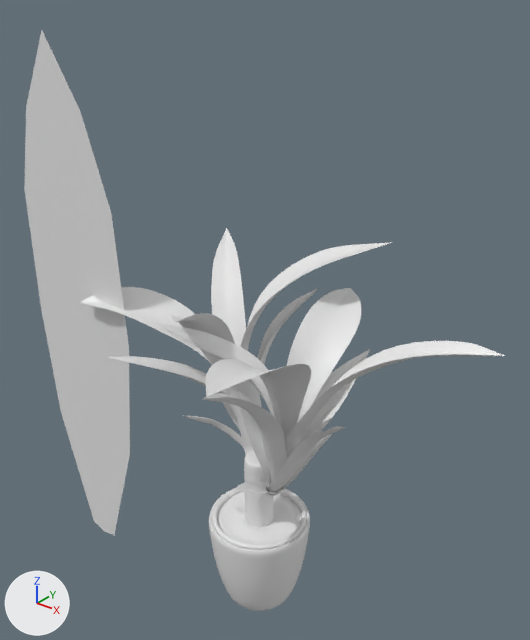
The OBJ model room/models/plant.obj: old version first, new version second.
Rendered twice from a 50 mm lens placed at (6.13, -7.51, 10.01), pointed at (-0.14, 0.33, 5.15). Lighting does not change. The marker at lower left points along +X, +Y and +Z. Materials are left out; every surface is plain grey. Where no turn or scale is listed for an object, it has been applied to the vertices.

Names of what the first picture shows: 'Plane_Plane.001', 'indoor_plant_02'.
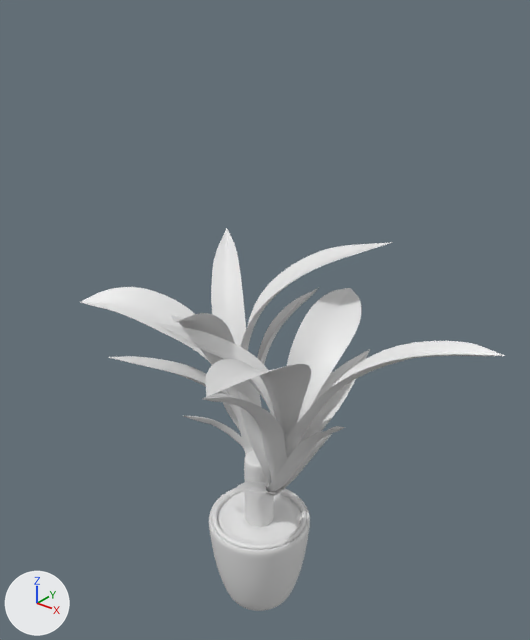
Diff of the bpy script that builds the scene:
```diff
--- a/room/models/plant.obj.py
+++ b/room/models/plant.obj.py
@@ ob_plane_plane_001 @@
-ob_plane_plane_001 = bpy.data.objects.new('Plane_Plane.001', me_plane_plane_001)
-ob_plane_plane_001.location = (0.0, 0.0, 0.0)
```

Changed parts and their boxes [x1, y1, x2, y2] in the pictures (530 x 640 px):
'Plane_Plane.001', deleted: before [24, 30, 130, 535]
